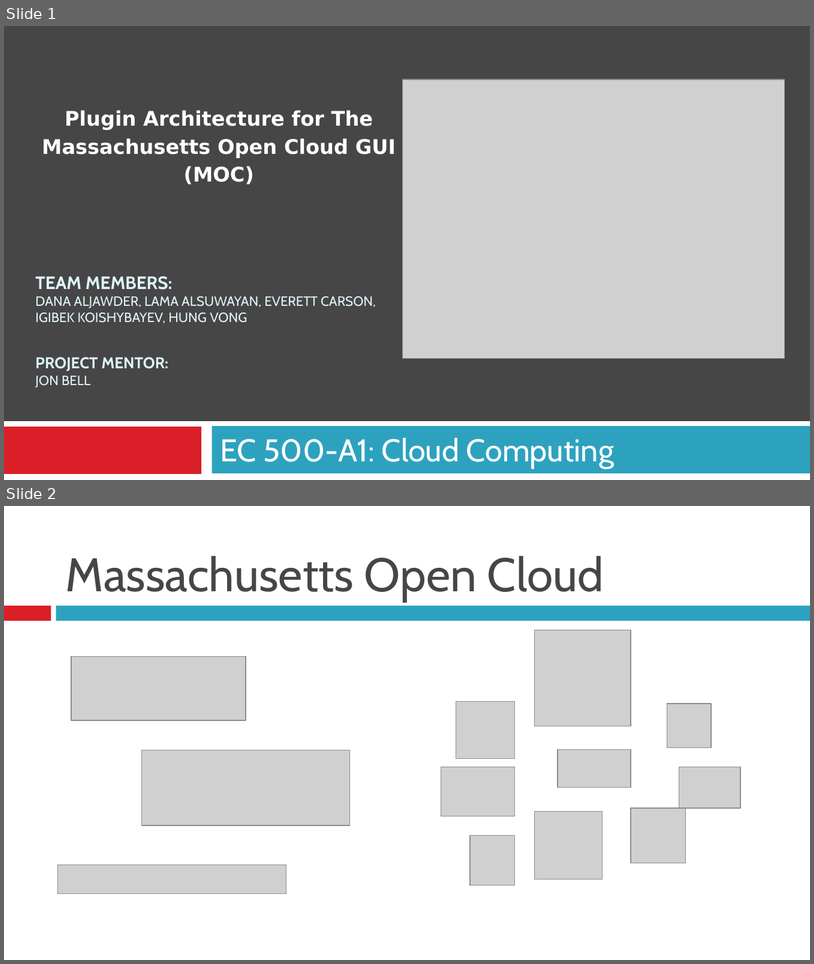
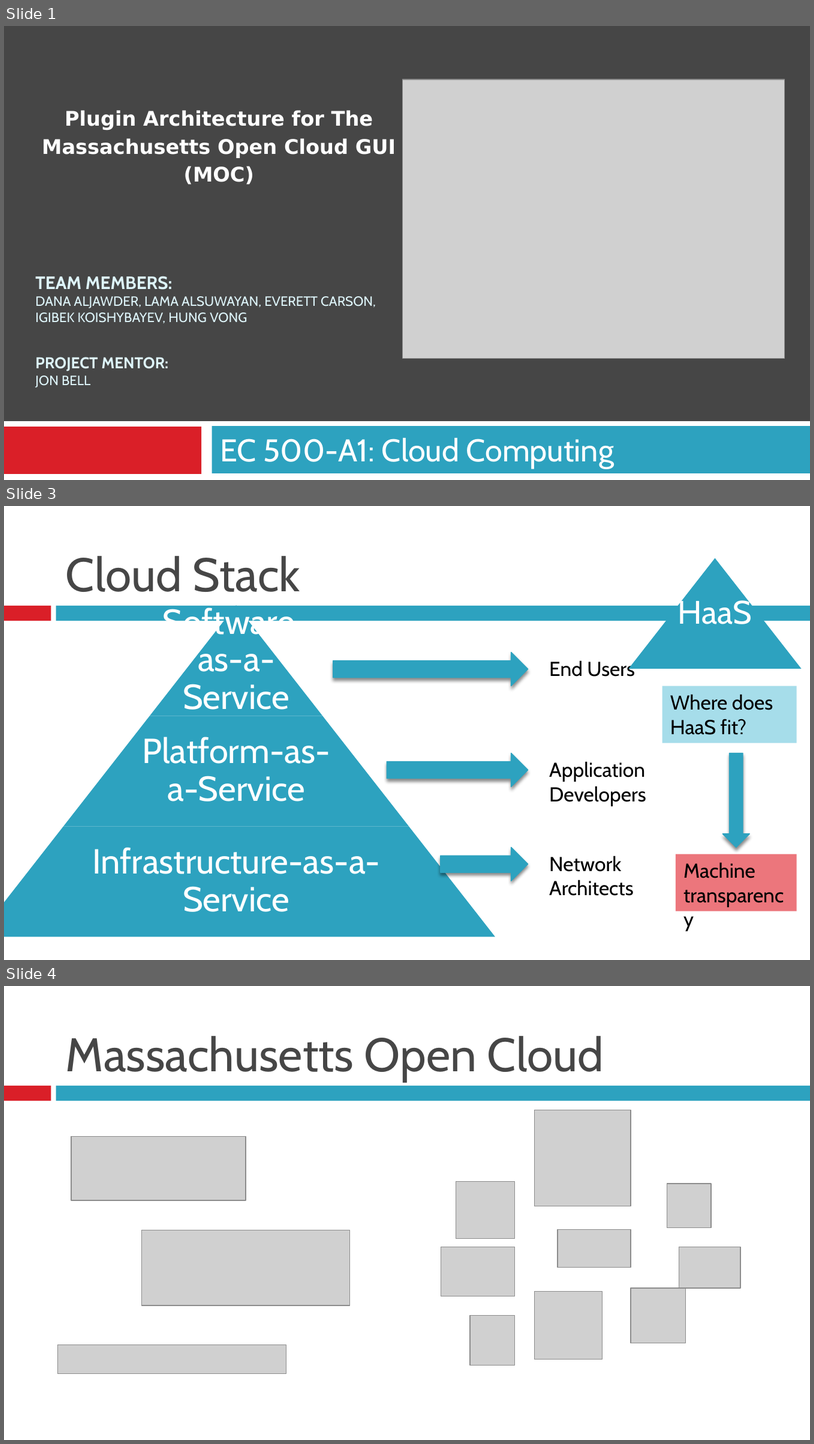
Before and after one commit to BU-EC500-SP15/moc-gui-plugins, a slide deck: MOCUIPlugin-final.pptx. Shown one above the other, each under a label of ours: slides 1 and 2 before the commit, slides 1, 3 and 4 after it; the slides between them are not shown. The pictures are 814x964 and 814x1444 pixels, drawn with LibreOffice and Linux fonts; fonts in the diff are those of the drawing; grey boxes stand for pictures. Boxes give left, top, right and bottom in pixels: in the first picture for what was removed or moved away, otherwise in the second. Text is boxed around its words. In the diff, an @@ line names an element or a change of style, - is before the commit and + after.

```diff
--- a/MOCUIPlugin-final.pptx
+++ b/MOCUIPlugin-final.pptx
@@ slide 3 added at (x1=4, y1=506, x2=810, y2=960), background #FFFFFF; not listed: 2 template elements that a slide beside it also shows @@
@@ title added at (x1=66, y1=556, x2=300, y2=592), 42 pt, text #464646 @@
+Cloud Stack
@@ trapezoid added at (x1=629, y1=558, x2=801, y2=669), fill #2DA2BF @@
@@ text added at (x1=678, y1=596, x2=752, y2=624), 29 pt, text #FFFFFF @@
+HaaS
@@ right arrow added at (x1=333, y1=652, x2=528, y2=686), fill #2DA2BF, outline #2DA2BF 0.79 pt @@
@@ text added at (x1=549, y1=660, x2=635, y2=676), 18 pt, text #000000 @@
+End Users
@@ rectangle added at (x1=663, y1=686, x2=797, y2=743), fill #A6DDEA, 18 pt, text #000000 @@
+Where does HaaS fit?
@@ right arrow added at (x1=387, y1=753, x2=528, y2=787), fill #2DA2BF, outline #2DA2BF 0.79 pt @@
@@ down arrow added at (x1=723, y1=753, x2=750, y2=847), fill #2DA2BF, outline #2DA2BF 0.79 pt @@
@@ text added at (x1=549, y1=761, x2=647, y2=806), 18 pt, text #000000 @@
+Application Developers
@@ group added at (x1=4, y1=605, x2=496, y2=937): 3 trapezoids, 3 texts @@
+Software-as-a-Service
+Platform-as-a-Service
+Infrastructure-as-a-Service
@@ right arrow added at (x1=441, y1=847, x2=528, y2=881), fill #2DA2BF, outline #2DA2BF 0.79 pt @@
@@ text added at (x1=549, y1=855, x2=633, y2=895), 18 pt, text #000000 @@
+Network
+Architects
@@ rectangle added at (x1=676, y1=853, x2=797, y2=911), fill #EC767C, 18 pt, text #000000 @@
+Machine transparency
@@ what was slide 2 is now slide 4 @@
```
Also in this commit, not shown: 1 other slide added.
